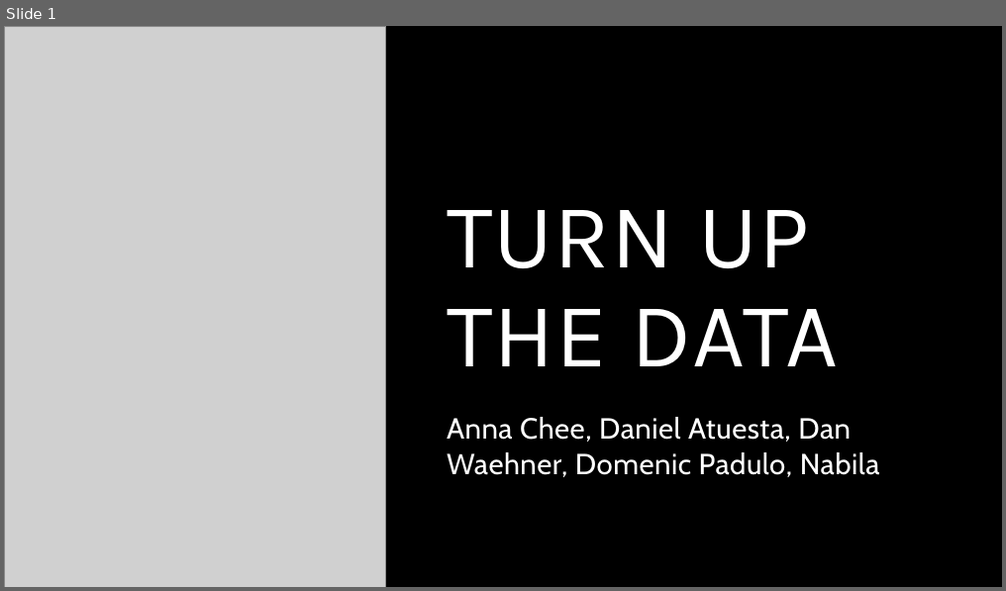
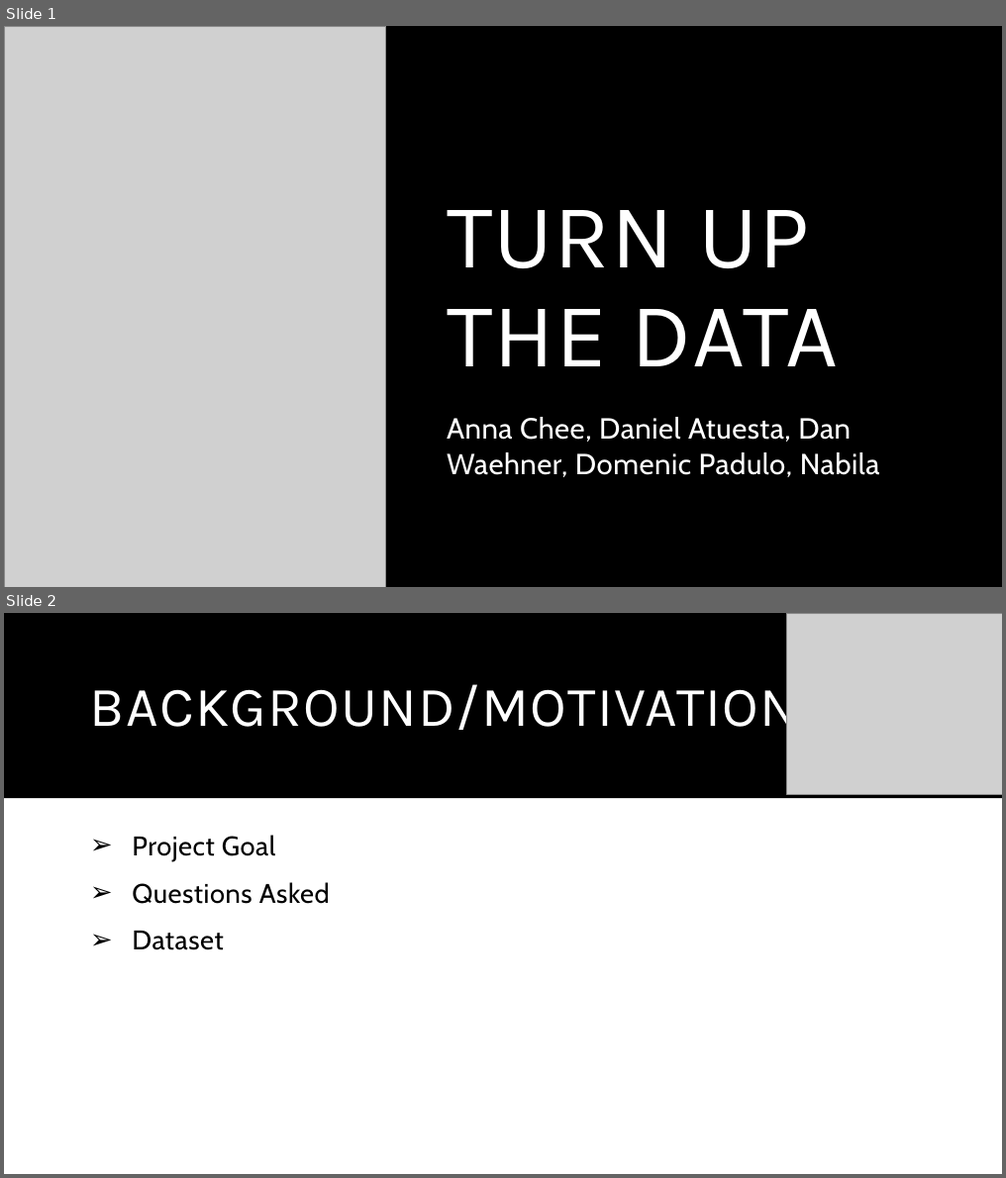
Before and after one commit to shchee5/TurnUptheData, a slide deck: Turn Up The Data.pptx. Shown one above the other, each under a label of ours: slide 1 before the commit, slides 1 and 2 after it. The pictures are 1006x591 and 1006x1178 pixels, drawn with LibreOffice and Linux fonts; fonts in the diff are those of the drawing; grey boxes stand for pictures. Boxes give left, top, right and bottom in pixels: in the first picture for what was removed or moved away, otherwise in the second. Text is boxed around its words. In the diff, an @@ line names an element or a change of style, - is before the commit and + after.

```diff
--- a/Turn Up The Data.pptx
+++ b/Turn Up The Data.pptx
@@ slide 2 added at (4,613,1002,1174), background #FFFFFF @@
@@ rectangle added at (4,613,1002,799), fill #000000 @@
@@ picture added at (786,613,1002,794) @@
@@ title added at (90,675,798,740), 54 pt, text #FFFFFF @@
+BACKGROUND/MOTIVATION
@@ text added at (132,835,330,951), 26 pt, text #000000 @@
+➢ Project Goal
+➢ Questions Asked
+➢ Dataset
```
Also in this commit, not shown: 1 slide changed, 6 other slides added, 2 slides removed.
